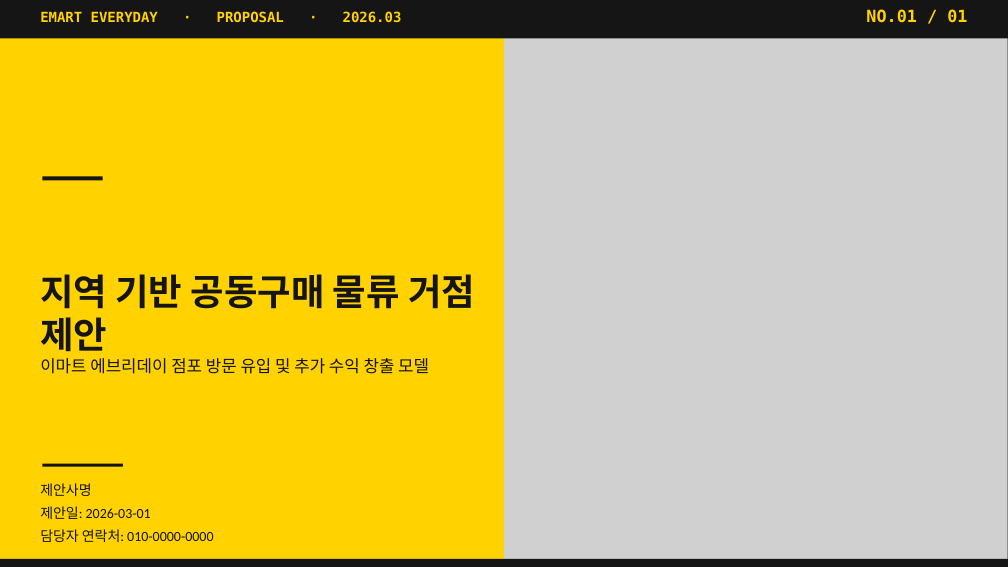
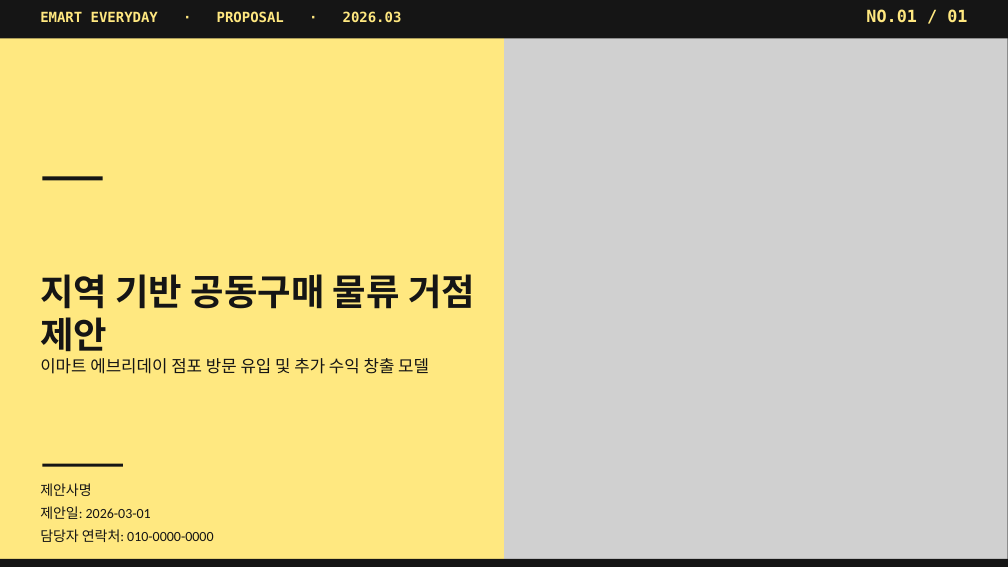
Before and after one commit to dhch777-maker/gagyebu, a slide deck: slide 1 of EMART/이마트에브리데이_사업제안서_v3_260301.pptx. Drawn at 1008x567 pixels with LibreOffice and Linux fonts; fonts in the diff are those of the drawing; grey boxes stand for pictures. Boxes give left, top, right and bottom in pixels: in the first picture for what was removed or moved away, otherwise in the second. Text is boxed around its words. In the diff, an @@ line names an element or a change of style, - is before the commit and + after.

```diff
--- a/EMART/이마트에브리데이_사업제안서_v3_260301.pptx
+++ b/EMART/이마트에브리데이_사업제안서_v3_260301.pptx
@@ rectangle at box(0, 0, 504, 566): fill #FFD200 to #FFE880 @@
@@ text "EMART EVERYDAY · PROPOSAL · ..." at box(40, 11, 402, 23): text colour #FFD200 to #FFE880 @@
@@ text "NO.01 / 01" at box(866, 9, 967, 23): text colour #FFD200 to #FFE880 @@
```
Also in this commit, not shown: 2 other slides changed, 2 other files.
